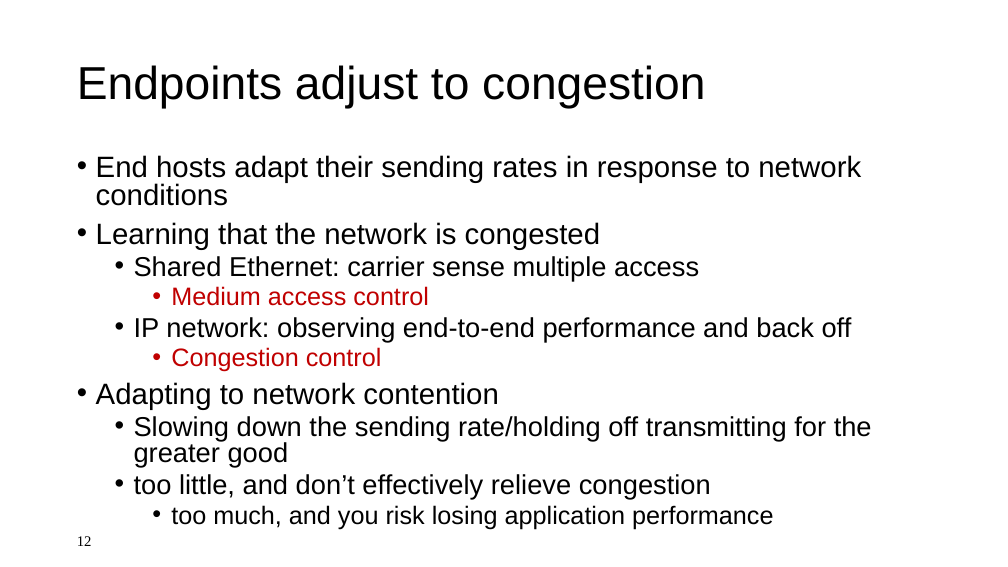
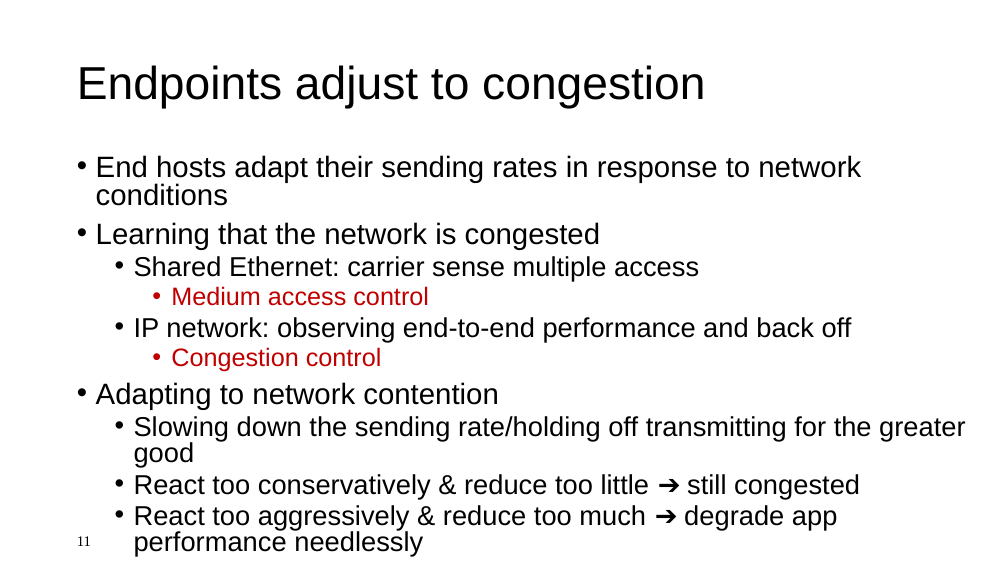
Before and after one commit to ngsrinivas/coursegen, a slide deck: slide 11 of ex/552-F20/staging/552-F20/lectures/06-endpoint.pptx (slide 12 before the commit). Drawn at 1008x567 pixels with LibreOffice and Linux fonts; fonts in the diff are those of the drawing. Boxes give left, top, right and bottom in pixels: in the first picture for what was removed or moved away, otherwise in the second. Text is boxed around its words. In the diff, an @@ line names an element or a change of style, - is before the commit and + after.

```diff
--- a/ex/552-F20/staging/552-F20/lectures/06-endpoint.pptx
+++ b/ex/552-F20/staging/552-F20/lectures/06-endpoint.pptx
@@ text at [134,474,860,556]: text changed @@
-  • too little, and don’t effectively relieve congestion
-    • too much, and you risk losing application performance
+  • React too conservatively & reduce too little ➔ still congested
+  • React too aggressively & reduce too much ➔ degrade app performance needlessly
@@ page number at [77,536,91,546]: text changed @@
-12
+11
```
Also in this commit, not shown: 8 other slides changed, 1 slide removed, 3 other files.
